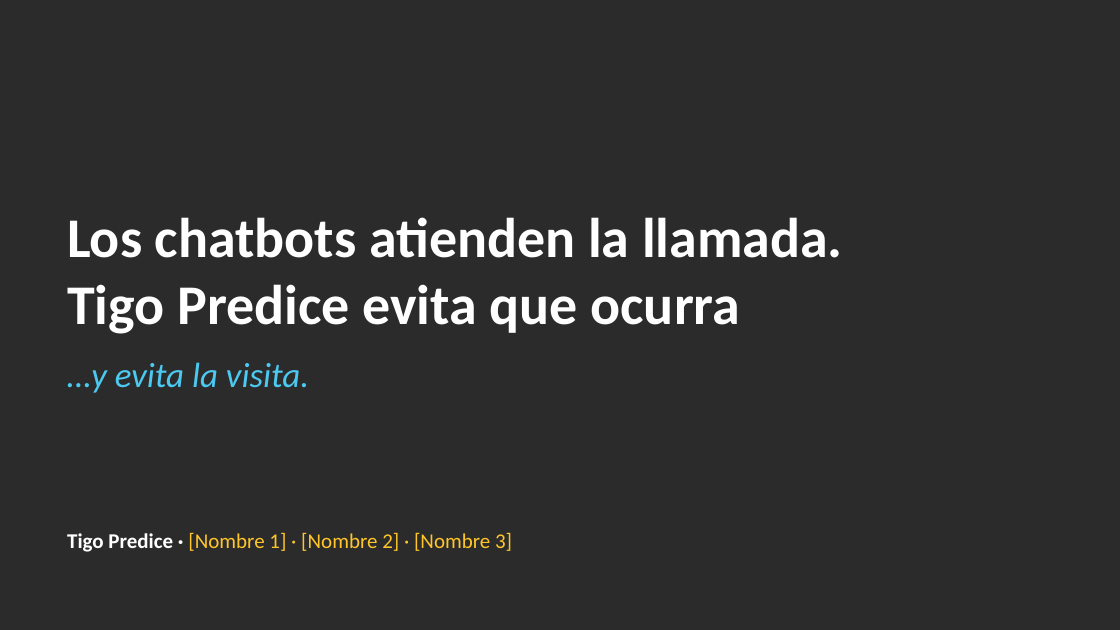
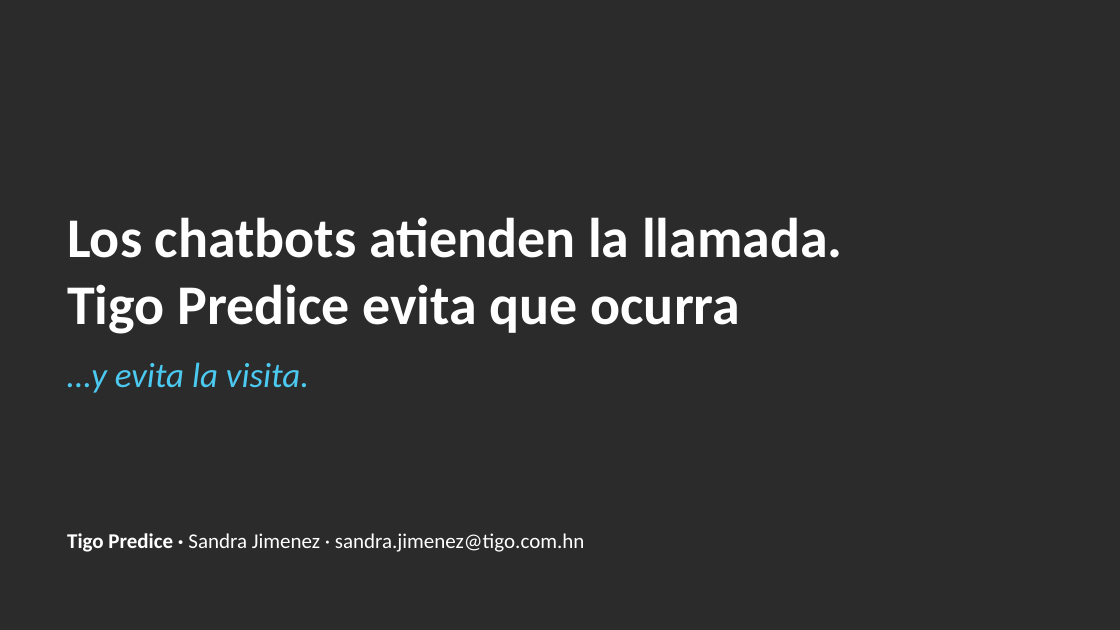
Before and after one commit to userf8a2c4/Tigo_Predice, a slide deck: slide 12 of 1_Presentacion/AI_Shark_Tank_Tigo_Predice.pptx. Drawn at 1120x630 pixels with LibreOffice and Linux fonts; fonts in the diff are those of the drawing; background and template pictures are left out; a plain dark background stands for a picture behind light text. Boxes give left, top, right and bottom in pixels: in the first picture for what was removed or moved away, otherwise in the second. Text is boxed around its words. In the diff, an @@ line names an element or a change of style, - is before the commit and + after.

```diff
--- a/1_Presentacion/AI_Shark_Tank_Tigo_Predice.pptx
+++ b/1_Presentacion/AI_Shark_Tank_Tigo_Predice.pptx
@@ text at box(67, 533, 585, 552): text changed; text colour #FFC629 to #FFFFFF @@
-Tigo Predice · [Nombre 1] · [Nombre 2] · [Nombre 3]
+Tigo Predice · Sandra Jimenez · sandra.jimenez@tigo.com.hn
```
Also in this commit, not shown: 1 other slide changed, 18 other files.
